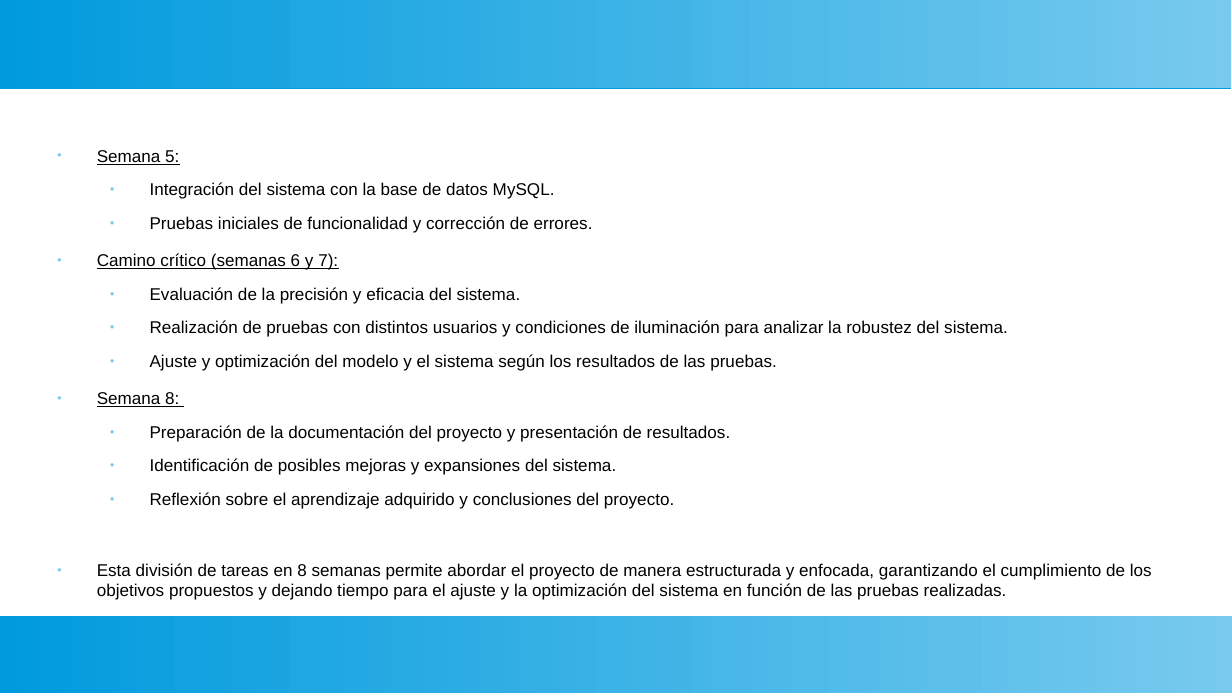
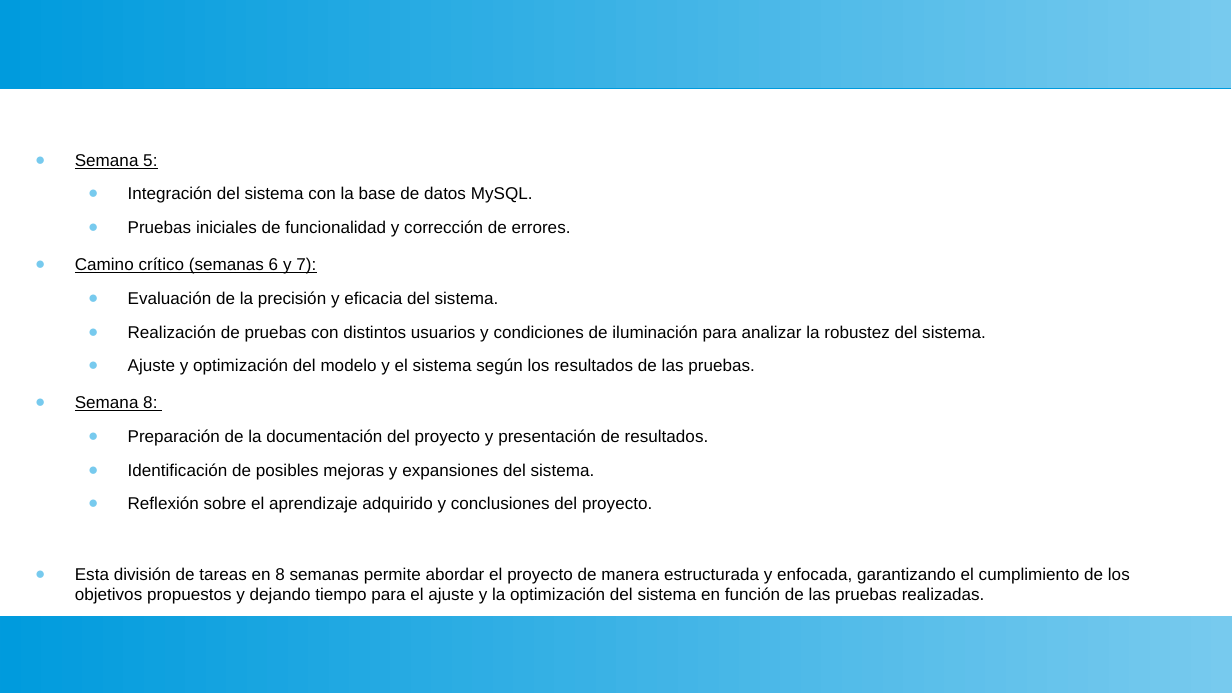
Before and after one commit to EnzoPennisi/reconocimiento-facial, a slide deck: slide 7 of Documentacion/Presentacion_reconocimientoFacial.odp. Drawn at 1232x693 pixels with LibreOffice and Linux fonts; fonts in the diff are those of the drawing. Boxes give left, top, right and bottom in pixels: in the first picture for what was removed or moved away, otherwise in the second. Text is boxed around its words. In the diff, an @@ line names an element or a change of style, - is before the commit and + after.

```diff
--- a/Documentacion/Presentacion_reconocimientoFacial.odp
+++ b/Documentacion/Presentacion_reconocimientoFacial.odp
@@ text "Semana 5:" moved from (x1=97, y1=150, x2=1152, y2=600) to (x1=75, y1=154, x2=1130, y2=604) @@
```
Also in this commit, not shown: 7 other slides changed, 6 slides added.
